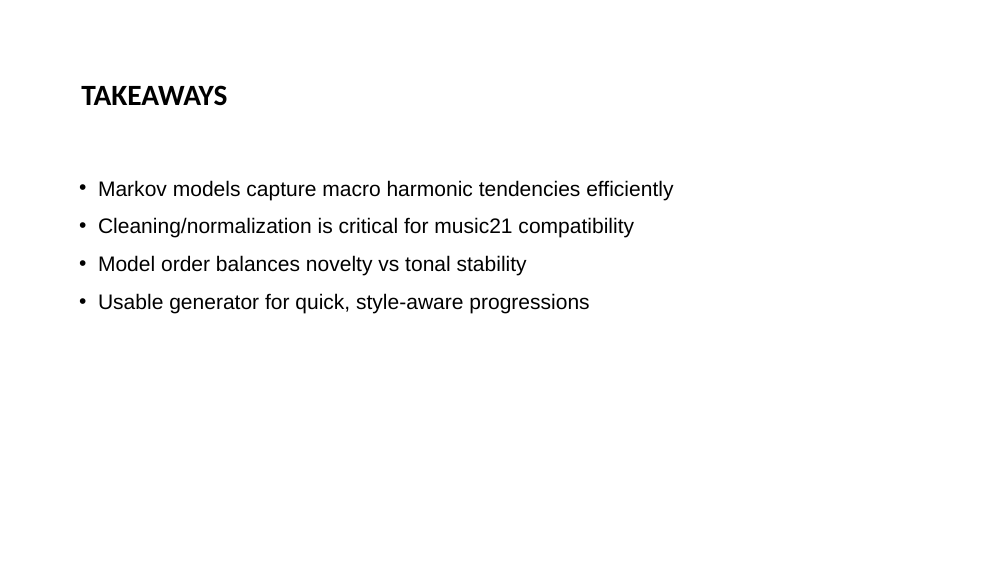
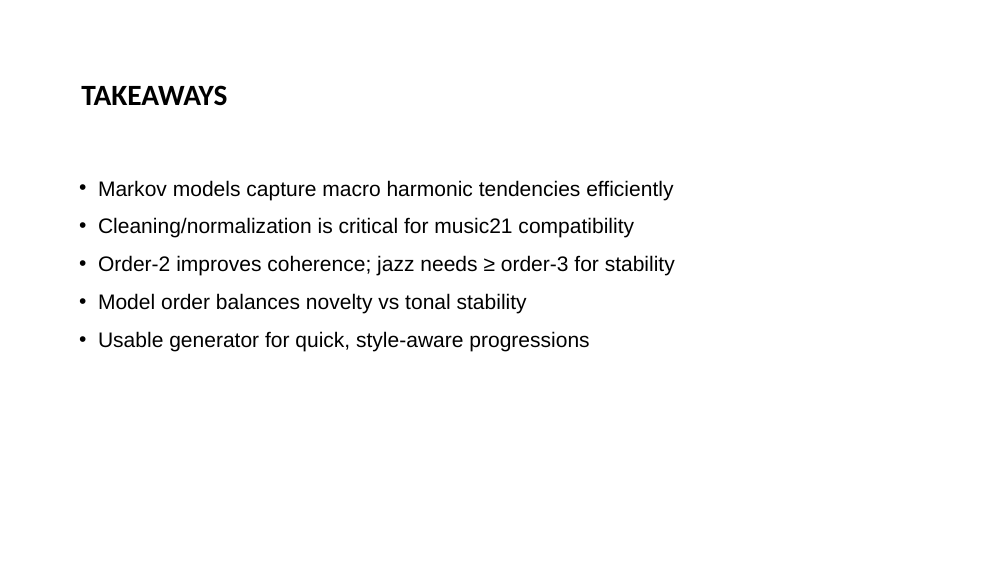
Before and after one commit to andersone17/MARKOV_MUSIC_GENERATOR, a slide deck: slide 8 of C2_Markov_Music_Generator_Presentation.pptx (slide 13 before the commit). Drawn at 1008x567 pixels with LibreOffice and Linux fonts; fonts in the diff are those of the drawing; background and template pictures are left out. Boxes give left, top, right and bottom in pixels: in the first picture for what was removed or moved away, otherwise in the second. Text is boxed around its words. In the diff, an @@ line names an element or a change of style, - is before the commit and + after.

```diff
--- a/C2_Markov_Music_Generator_Presentation.pptx
+++ b/C2_Markov_Music_Generator_Presentation.pptx
@@ text at box(98, 255, 675, 276): paragraph added @@
+• Order-2 improves coherence; jazz needs ≥ order-3 for stability
```
Also in this commit, not shown: 4 other slides changed, 2 slides added, 7 slides removed.
